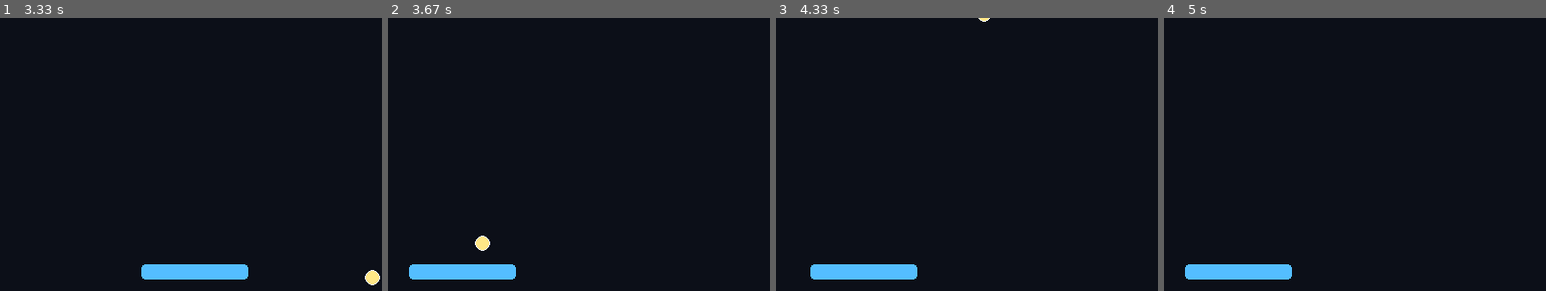
Above: before the commit, frames 1-4 (left to right).
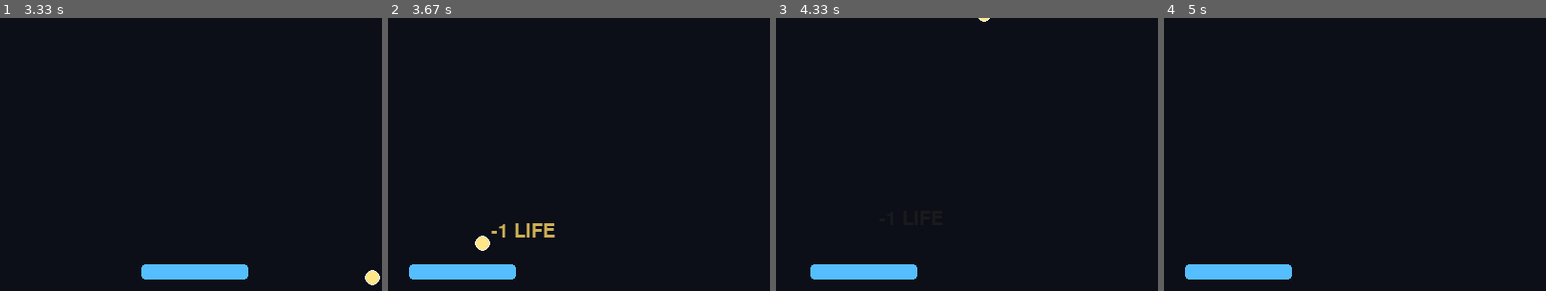
Above: after the commit, the same moments.

Repository: abr-ya/py-arkanoid
Game: pygame game, started from src/arkanoid/__main__.py
Two runs of this game, one before a commit and one after it. Both use one fixed random seed, a clock stepped at 60 frames per second and the inputs below.
Inputs:
- Up to frame 1 (3.33 s): tap Space at 0.33, 0.67, 1.07, 1.37, 1.57, 1.87, 2.07, 2.37, 2.57, 2.87, 3.07 s; hold Esc 1-1.47 s; hold Right 1-1.47 s; hold Esc 1.5-1.97 s; hold Right 1.5-1.97 s; hold Right 2-2.47 s; hold Right 2.5-2.97 s; hold Left from 3 s (still down)
- Up to frame 2 (3.67 s): tap Space at 3.37, 3.63 s; release Left at 3.53 s; hold Left from 3.57 s (still down)
- Up to frame 3 (4.33 s): tap Space at 3.93, 4.07 s; release Left at 3.97 s; hold Right from 4 s (still down)
- Up to frame 4 (5 s): tap Space at 4.37, 4.73 s; release Right at 4.63 s; hold Left from 4.67 s (still down)
The pictures show only the part of the screen within x 50-100%, y 50-100%; the shares and areas given below are measured in that part.

Frame 1 is identical in both runs. In frame 2, 0.4% of the frame differs, in the area x 27-44%, y 75-81%; in frame 3, less than 0.1%; in frame 4, nothing differs.

Commit message:
feat: Add life-loss visual feedback

Diff:
--- a/src/arkanoid/core/game.py
+++ b/src/arkanoid/core/game.py
@@ -26,6 +26,7 @@
 SLOW_BALL_MULTIPLIER = 0.7
 BRICK_HIT_FEEDBACK_SECONDS = 0.18
 SCORE_FEEDBACK_SECONDS = 0.65
+LIFE_LOSS_FEEDBACK_SECONDS = 0.9
 
 
 def create_starter_bricks() -> list[Brick]:
@@ -285,6 +286,7 @@
             return
 
         self.lives -= 1
+        self._record_life_loss_feedback()
         if self.lives <= 0:
             self.state = GameState.NAME_ENTRY if self.score > 0 else GameState.GAME_OVER
             self.score_name = ""
@@ -346,6 +348,20 @@
             )
         )
 
+    def _record_life_loss_feedback(self) -> None:
+        self.visual_feedback.append(
+            VisualFeedback(
+                kind="life-loss",
+                x=self.paddle.x,
+                y=self.paddle.y - 42,
+                width=self.paddle.width,
+                height=24,
+                remaining=LIFE_LOSS_FEEDBACK_SECONDS,
+                duration=LIFE_LOSS_FEEDBACK_SECONDS,
+                label="-1 LIFE",
+            )
+        )
+
     def _update_visual_feedback(self, dt: float) -> None:
         for feedback in list(self.visual_feedback):
             feedback.remaining -= dt
--- a/src/arkanoid/pygame_app.py
+++ b/src/arkanoid/pygame_app.py
@@ -250,6 +250,14 @@
             rendered.set_alpha(round(255 * feedback.progress))
             rect = rendered.get_rect(center=(feedback.rect.center_x, feedback.y))
             screen.blit(rendered, rect)
+        elif feedback.kind == "life-loss":
+            rendered = font.render(feedback.label, True, WARNING)
+            rendered.set_alpha(round(255 * feedback.progress))
+            y_offset = round((1 - feedback.progress) * 18)
+            rect = rendered.get_rect(
+                center=(feedback.rect.center_x, feedback.rect.center_y - y_offset)
+            )
+            screen.blit(rendered, rect)
 
 
 def _level_progress_label(session: GameSession) -> str:
--- a/tests/test_core_game.py
+++ b/tests/test_core_game.py
@@ -150,6 +150,10 @@
     assert session.lives == 2
     assert session.state is GameState.PLAYING
     assert session.ball.attached
+    feedback = next(item for item in session.visual_feedback if item.kind == "life-loss")
+    assert feedback.label == "-1 LIFE"
+    assert feedback.rect.center_x == session.paddle.center_x
+    assert feedback.y < session.paddle.y
 
     session.lives = 1
     session.ball.attached = False
@@ -491,6 +495,7 @@
     assert len(session.balls) == 1
     assert session.lives == 3
     assert session.state is GameState.PLAYING
+    assert all(item.kind != "life-loss" for item in session.visual_feedback)
 
     final_ball = session.balls[0]
     final_ball.y = session.playfield.height + final_ball.radius + 1
@@ -499,6 +504,7 @@
     assert session.lives == 2
     assert len(session.balls) == 1
     assert session.ball.attached
+    assert any(item.kind == "life-loss" for item in session.visual_feedback)
 
 
 def test_sticky_bonus_catches_next_ball_until_launch() -> None:
Not shown, changed: openspec/changes/feature-09-polish-event-feedback-and-qol/tasks.md
